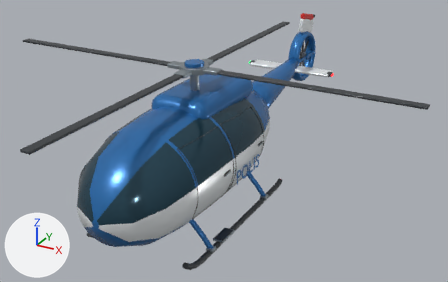
What one commit did to the glTF model vehicles/polishelikopter.glb.
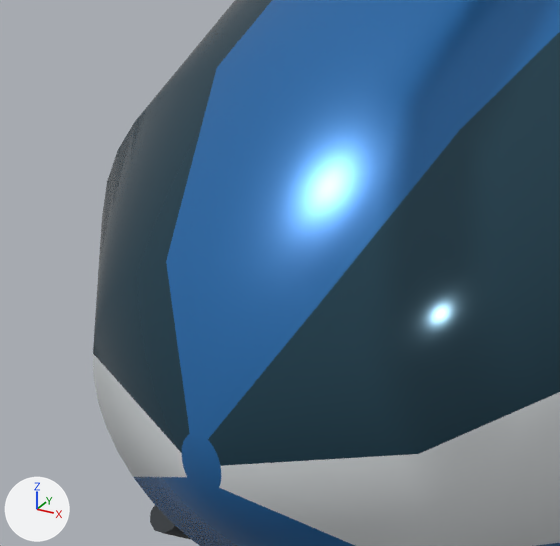
Each version is shown whole from a camera (50 mm lens) standing at (6.08, -10.14, 6.75) and looking at (0.18, 0.6, 1.38), then close up on the part from 14% to 35% of the width and 52% to 85% of the height. Every picture has the same lights, and +X, +Y and +Z are marked at lower left. The last two pictures show the newer version. Where no turn or scale is listed for an object, it has been applied to the vertices.

Names of what the first close-up shows: 'Glazed passenger fuselage' and 1 more.
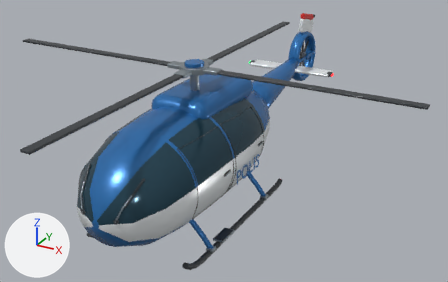
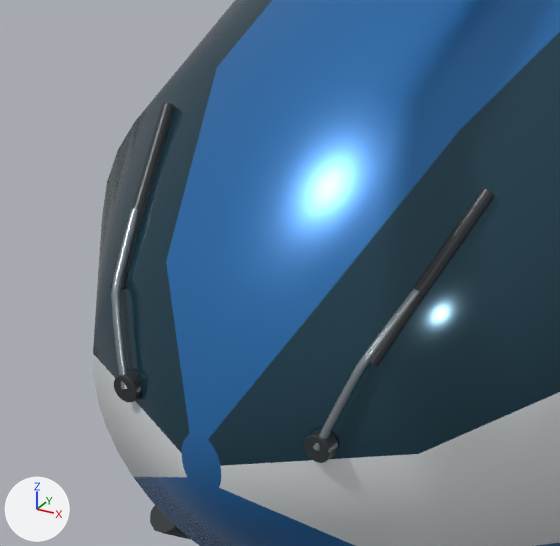
Commit message: Model police helicopter windscreen wipers

Location of each change, (x1, y1, x2, y2) in pixels of the close-ups (560 x 546 px):
'Windscreen wiper blade.001', added
    after: (368, 188, 494, 367)
'Windscreen wiper blade', added
    after: (110, 103, 175, 289)
'Windscreen wiper arm', added
    after: (111, 209, 138, 389)
'Windscreen wiper arm.001', added
    after: (313, 288, 419, 451)
'Windscreen wiper pivot.001', added
    after: (304, 429, 338, 463)
'Windscreen wiper pivot', added
    after: (114, 369, 141, 402)

What changed in the scene script:
```text
Add me_cylinder_001_1:
    me_cylinder_001_1.from_pydata(...)  # 120 vertices, 236 faces; spans x -0.043..0.043, y -0.023..0.023, z -0.043..0.043
    me_cylinder_001_1.materials.append(mat_graphite_composite)  # dark grey #353a3f
Add me_windscreen_wiper_blade_001:
    me_windscreen_wiper_blade_001.from_pydata(...)  # 130 vertices, 256 faces; spans x 0.431..0.589, y -3.247..-2.802, z 1.716..2.115
    me_windscreen_wiper_blade_001.materials.append(mat_graphite_composite)  # dark grey #353a3f
Add me_windscreen_wiper_blade:
    me_windscreen_wiper_blade.from_pydata(...)  # 130 vertices, 256 faces; spans x -0.589..-0.431, y -3.247..-2.802, z 1.716..2.115
    me_windscreen_wiper_blade.materials.append(mat_graphite_composite)  # dark grey #353a3f
Add me_windscreen_wiper_arm_001:
    me_windscreen_wiper_arm_001.from_pydata(...)  # 130 vertices, 256 faces; spans x 0.328..0.513, y -3.368..-3.064, z 1.484..1.9
    me_windscreen_wiper_arm_001.materials.append(mat_rotor_hardware)  # grey #99a4aa
Add me_windscreen_wiper_arm:
    me_windscreen_wiper_arm.from_pydata(...)  # 130 vertices, 256 faces; spans x -0.513..-0.328, y -3.369..-3.064, z 1.484..1.9
    me_windscreen_wiper_arm.materials.append(mat_rotor_hardware)  # grey #99a4aa
Add ob_windscreen_wiper_pivot_001:
    ob_windscreen_wiper_pivot_001 = bpy.data.objects.new('Windscreen wiper pivot.001', me_cylinder_001_1)
    ob_windscreen_wiper_pivot_001.location = (0.34, -3.338, 1.49)
Add ob_windscreen_wiper_pivot:
    ob_windscreen_wiper_pivot = bpy.data.objects.new('Windscreen wiper pivot', me_cylinder_001_1.copy())
    ob_windscreen_wiper_pivot.location = (-0.34, -3.338, 1.49)
Add ob_windscreen_wiper_blade_001:
    ob_windscreen_wiper_blade_001 = bpy.data.objects.new('Windscreen wiper blade.001', me_windscreen_wiper_blade_001)
    ob_windscreen_wiper_blade_001.location = (0.0, 0.0, 0.0)
Add ob_windscreen_wiper_blade:
    ob_windscreen_wiper_blade = bpy.data.objects.new('Windscreen wiper blade', me_windscreen_wiper_blade)
    ob_windscreen_wiper_blade.location = (0.0, 0.0, 0.0)
Add ob_windscreen_wiper_arm_001:
    ob_windscreen_wiper_arm_001 = bpy.data.objects.new('Windscreen wiper arm.001', me_windscreen_wiper_arm_001)
    ob_windscreen_wiper_arm_001.location = (0.0, 0.0, 0.0)
Add ob_windscreen_wiper_arm:
    ob_windscreen_wiper_arm = bpy.data.objects.new('Windscreen wiper arm', me_windscreen_wiper_arm)
    ob_windscreen_wiper_arm.location = (0.0, 0.0, 0.0)
```
